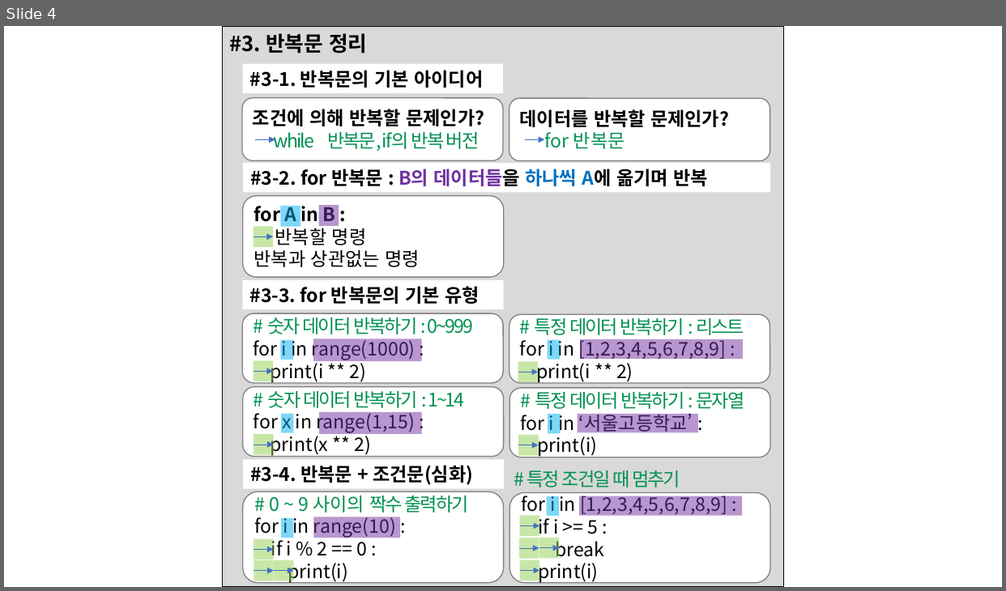
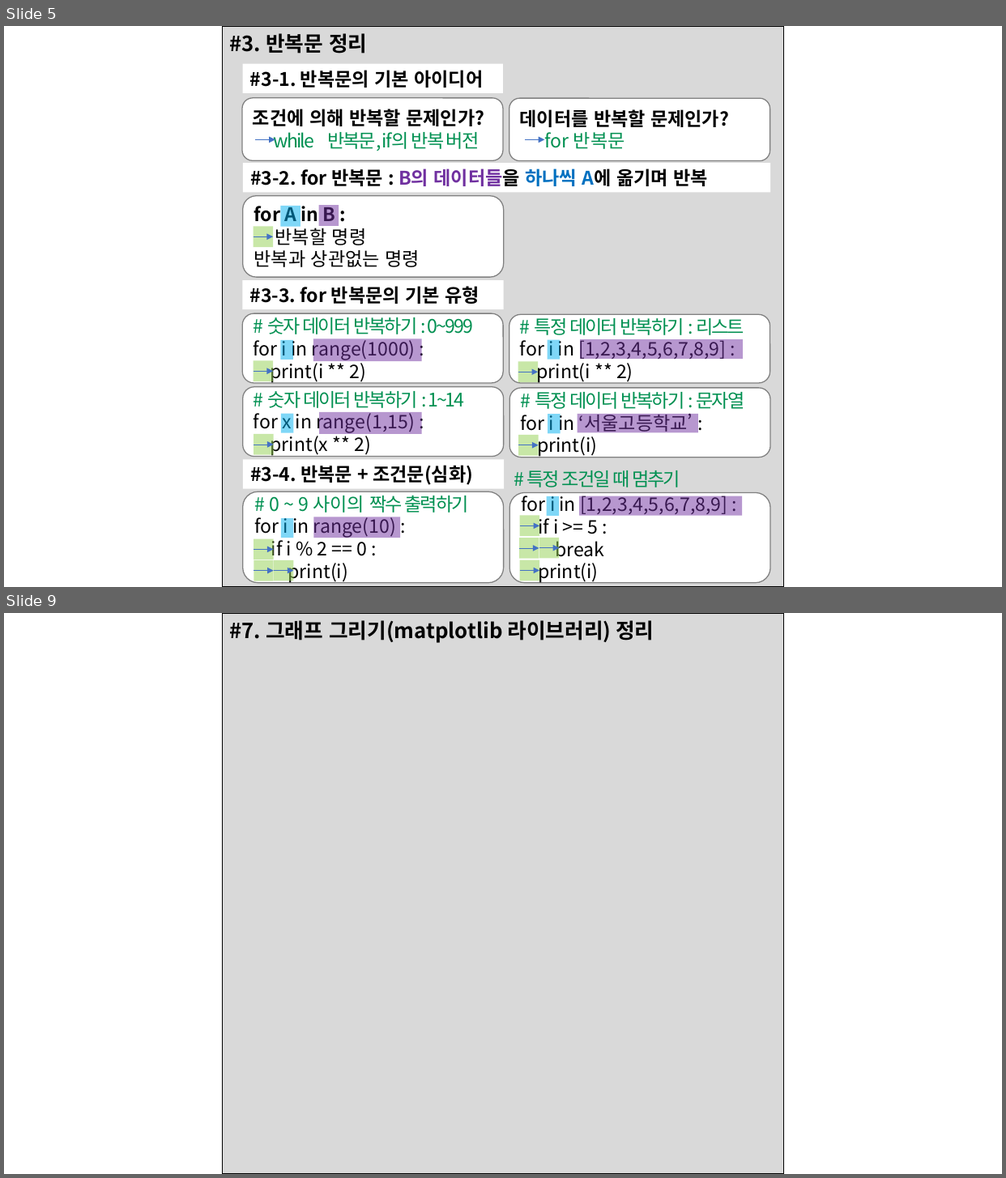
Before and after one commit to greatsong/python2022, a slide deck: 2022파이썬기초문법정리(220320,3-반복문까지).pptx. Shown one above the other, each under a label of ours: slide 4 before the commit, slides 5 and 9 after it; the slides between them are not shown. The pictures are 1006x591 and 1006x1178 pixels, drawn with LibreOffice and Linux fonts; fonts in the diff are those of the drawing. Boxes give left, top, right and bottom in pixels: in the first picture for what was removed or moved away, otherwise in the second. Text is boxed around its words. In the diff, an @@ line names an element or a change of style, - is before the commit and + after.

```diff
--- a/2022파이썬기초문법정리(220320,3-반복문까지).pptx
+++ b/2022파이썬기초문법정리(220320,3-반복문까지).pptx
@@ slide 9 added at (4,613,1002,1174), background #FFFFFF @@
@@ rectangle added at (223,613,784,1174), fill #D9D9D9, outline #000000 1 pt @@
@@ text added at (230,620,654,643), 20 pt, text #000000, bold @@
+#7. 그래프 그리기(matplotlib 라이브러리) 정리
@@ what was slide 4 is now slide 5 @@
```
Also in this commit, not shown: 5 other slides added.
